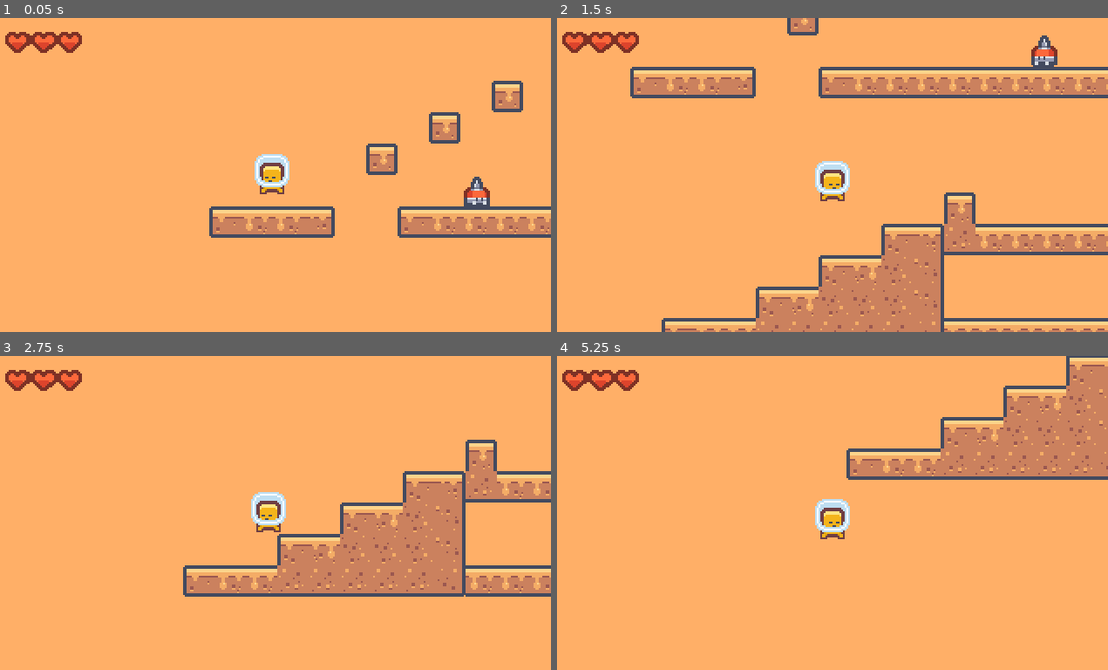
Above: before the commit, frames 1-4 (two rows, left to right).
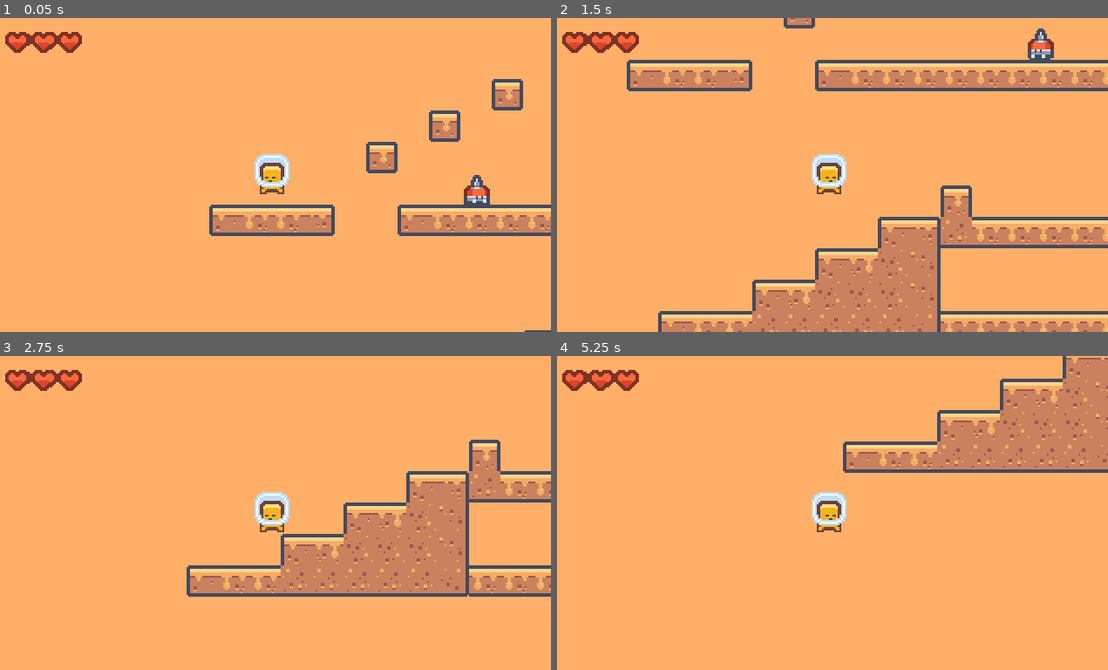
Above: after the commit, the same moments.

Repository: deoshreyas/Just-Another-Platformer
Game: Godot game, scene res://Scenes/level_1.tscn
Same seed, same stepped clock (60 frames per second), same inputs: the game is played once before the commit and once after it.
Inputs:
- Up to frame 1 (0.05 s): no input
- Up to frame 2 (1.5 s): tap Enter (ui_accept) at 0.5, 0.77 s; hold Right (right) from 0.53 s (still down)
- Up to frame 3 (2.75 s): tap Enter (ui_accept) at 1.52 s; release Right (right) at 2.03 s; hold Left (left) from 2.03 s (still down)
- Up to frame 4 (5.25 s): release Left (left) at 2.78 s; hold Right (right) 2.78-4.28 s; tap Enter (ui_accept) at 3.02, 3.77, 4.25, 4.52 s; hold Left (left) 4.28-5.03 s; hold Right (right) from 5.03 s (still down)

The runs differ from the first frame. In frame 1, 2.8% of the frame differs, in the area x 37-100%, y 19-100%; in frame 2, 19%, in the area x 12-100%, y 0-100%; in frame 3, 4.1%; in frame 4, 6.5%.

Commit message:
Work on level transitions, Encounter bugs in freeing player instance

Diff:
--- a/Scenes/level_1.tscn
+++ b/Scenes/level_1.tscn
@@ -10,6 +10,7 @@
 [ext_resource type="PackedScene" uid="uid://bngqolqdv35ih" path="res://Scenes/key_item.tscn" id="8_a00q4"]
 [ext_resource type="PackedScene" uid="uid://8qyokbxml5mi" path="res://Scenes/lock.tscn" id="9_vrq27"]
 [ext_resource type="PackedScene" uid="uid://cx0swx4mtdd8i" path="res://Scenes/door.tscn" id="10_i3jv1"]
+[ext_resource type="PackedScene" uid="uid://vuva6g8v10hf" path="res://Scenes/level_2.tscn" id="11_l3ynw"]
 
 [node name="Level1" instance=ExtResource("1_fid8e")]
 
@@ -63,6 +64,10 @@
 
 [node name="Door" parent="." index="15" instance=ExtResource("10_i3jv1")]
 position = Vector2(251, -85)
+Next_Level = ExtResource("11_l3ynw")
+
+[node name="Checkpoint2" parent="." index="16" instance=ExtResource("5_x4sly")]
+position = Vector2(611, 9)
 
 [editable path="MovingPlatform"]
 [editable path="FallingSpikes"]
--- /dev/null
+++ b/Scenes/level_2.tscn
@@ -0,0 +1,10 @@
+[gd_scene load_steps=2 format=3 uid="uid://vuva6g8v10hf"]
+
+[ext_resource type="PackedScene" uid="uid://ogo80smhttn0" path="res://Scenes/level_base.tscn" id="1_n7qan"]
+
+[node name="Level2" instance=ExtResource("1_n7qan")]
+
+[node name="TileMap" parent="." index="0"]
+layer_0/tile_data = PackedInt32Array(131070, 65536, 0, 131071, 131072, 0, 65536, 131072, 0, 65537, 196608, 0, 196610, 65536, 0, 196611, 196608, 0, 262149, 65536, 0, 262150, 196608, 0, 393222, 65536, 0, 393223, 131072, 0, 393224, 131072, 0, 393225, 131072, 0, 393226, 131072, 3, 327691, 131072, 2, 262155, 131072, 2, 262156, 131072, 2, 196620, 131072, 2, 131084, 65536, 1, 131085, 131072, 1, 131086, 196608, 1, 196622, 196608, 2, 196621, 131072, 2, 262157, 131072, 2, 262154, 65536, 1, 196619, 65536, 1, 327690, 65536, 2, 327692, 131072, 2, 327693, 131072, 2, 262158, 196608, 2, 393228, 131072, 3, 393227, 131072, 3, 327694, 196608, 2, 393229, 131072, 3, 393230, 196608, 3, 16, 0, 0, 19, 0, 0, 22, 0, 0, 25, 0, 0)
+
+[editable path="Hitbox"]
--- a/Scenes/level_base.tscn
+++ b/Scenes/level_base.tscn
@@ -16,8 +16,6 @@
 [node name="Player" parent="." instance=ExtResource("2_sfpmw")]
 position = Vector2(194, 11)
 
-[node name="Camera2D" type="Camera2D" parent="." groups=["Camera"]]
-
 [node name="LivesContainer" type="CanvasLayer" parent="."]
 
 [node name="Hitbox" parent="." instance=ExtResource("4_41rt4")]
--- /dev/null
+++ b/Scenes/level_transition.tscn
@@ -0,0 +1,100 @@
+[gd_scene load_steps=6 format=3 uid="uid://bf1rk26suxbsm"]
+
+[ext_resource type="Script" path="res://Scripts/level_transition.gd" id="1_h32qv"]
+
+[sub_resource type="Animation" id="Animation_l8qx2"]
+resource_name = "in"
+tracks/0/type = "value"
+tracks/0/imported = false
+tracks/0/enabled = true
+tracks/0/path = NodePath(".:color")
+tracks/0/interp = 1
+tracks/0/loop_wrap = true
+tracks/0/keys = {
+"times": PackedFloat32Array(0, 1),
+"transitions": PackedFloat32Array(1, 1),
+"update": 0,
+"values": [Color(0, 0, 0, 1), Color(0, 0, 0, 0)]
+}
+tracks/1/type = "value"
+tracks/1/imported = false
+tracks/1/enabled = true
+tracks/1/path = NodePath(".:visible")
+tracks/1/interp = 1
+tracks/1/loop_wrap = true
+tracks/1/keys = {
+"times": PackedFloat32Array(0, 1),
+"transitions": PackedFloat32Array(1, 1),
+"update": 1,
+"values": [true, false]
+}
+
+[sub_resource type="Animation" id="Animation_wijxb"]
+length = 0.001
+tracks/0/type = "value"
+tracks/0/imported = false
+tracks/0/enabled = true
+tracks/0/path = NodePath(".:color")
+tracks/0/interp = 1
+tracks/0/loop_wrap = true
+tracks/0/keys = {
+"times": PackedFloat32Array(0),
+"transitions": PackedFloat32Array(1),
+"update": 0,
+"values": [Color(0, 0, 0, 1)]
+}
+tracks/1/type = "value"
+tracks/1/imported = false
+tracks/1/enabled = true
+tracks/1/path = NodePath(".:visible")
+tracks/1/interp = 1
+tracks/1/loop_wrap = true
+tracks/1/keys = {
+"times": PackedFloat32Array(0),
+"transitions": PackedFloat32Array(1),
+"update": 1,
+"values": [false]
+}
+
+[sub_resource type="Animation" id="Animation_lnd0d"]
+resource_name = "out"
+tracks/0/type = "value"
+tracks/0/imported = false
+tracks/0/enabled = true
+tracks/0/path = NodePath(".:color")
+tracks/0/interp = 1
+tracks/0/loop_wrap = true
+tracks/0/keys = {
+"times": PackedFloat32Array(0, 1),
+"transitions": PackedFloat32Array(1, 1),
+"update": 0,
+"values": [Color(0, 0, 0, 0), Color(0, 0, 0, 1)]
+}
+
+[sub_resource type="AnimationLibrary" id="AnimationLibrary_aihue"]
+_data = {
+"RESET": SubResource("Animation_wijxb"),
+"in": SubResource("Animation_l8qx2"),
+"out": SubResource("Animation_lnd0d")
+}
+
+[node name="LevelTransition" type="CanvasLayer"]
+process_mode = 3
+script = ExtResource("1_h32qv")
+
+[node name="ColorRect" type="ColorRect" parent="."]
+visible = false
+anchors_preset = 15
+anchor_right = 1.0
+anchor_bottom = 1.0
+grow_horizontal = 2
+grow_vertical = 2
+color = Color(0, 0, 0, 1)
+
+[node name="AnimationPlayer" type="AnimationPlayer" parent="."]
+root_node = NodePath("../ColorRect")
+libraries = {
+"": SubResource("AnimationLibrary_aihue")
+}
+
+[connection signal="animation_finished" from="AnimationPlayer" to="." method="_on_animation_player_animation_finished"]
--- a/Scenes/player.tscn
+++ b/Scenes/player.tscn
@@ -60,3 +60,5 @@
 texture = ExtResource("3_ex0t2")
 region_enabled = true
 region_rect = Rect2(126.783, 20.1316, 16.4859, 14.4617)
+
+[node name="Camera2D" type="Camera2D" parent="."]
--- a/Scripts/Door.gd
+++ b/Scripts/Door.gd
@@ -1,6 +1,9 @@
 extends Area2D
+
+@export var Next_Level : PackedScene
 
 func _on_body_entered(body):
 	if body is Player:
 		if Global.can_go_to_next_level:
 			modulate = Color.BLACK
+			Global.change_level(Next_Level)
--- a/Scripts/Player.gd
+++ b/Scripts/Player.gd
@@ -9,7 +9,6 @@
 @export var DOUBLE_JUMP_SPEED = 5
 
 @onready var sprites = $AnimatedSprite2D
-@onready var camera : Camera2D = get_tree().get_first_node_in_group("Camera")
 
 var can_double_jump = false
 var num_double_jumps = 0
@@ -59,8 +58,4 @@
 	if num_double_jumps==MAX_DOUBLE_JUMPS:
 		can_double_jump = false
 
-	pan_cam_to_self()
 	move_and_slide()
-
-func pan_cam_to_self():
-	camera.position = position
--- a/Scripts/global.gd
+++ b/Scripts/global.gd
@@ -9,3 +9,15 @@
 var activated_checkpoints = []
 
 var can_go_to_next_level = false
+var level_transition = preload("res://Scenes/level_transition.tscn").instantiate()
+
+func change_level(level):
+	get_tree().root.add_child(level_transition)
+	get_tree().paused = true
+	level_transition.fade_out()
+	await level_transition.transitioned
+	get_tree().change_scene_to_packed(level)
+	Global.checkpoint = Vector2(0, 0)
+	level_transition.fade_in()
+	await level_transition.transitioned
+	get_tree().paused = false
--- /dev/null
+++ b/Scripts/level_transition.gd
@@ -0,0 +1,12 @@
+extends CanvasLayer
+
+signal transitioned
+
+func fade_in():
+	$AnimationPlayer.play("in")
+
+func fade_out():
+	$AnimationPlayer.play("out")
+
+func _on_animation_player_animation_finished(_anim_name):
+	transitioned.emit()
Not shown: 1 places in Scenes/level_1.tscn that only renumber resources
